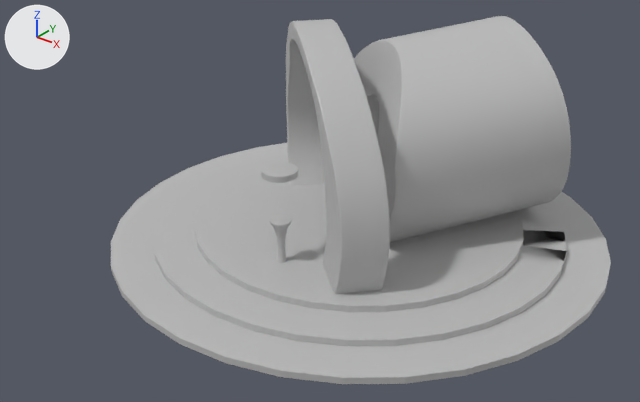
The FBX model MovistarExperience/MovistarUniverse/SM_Corner_StrangerThings/SM_Corner_StrangerThings.fbx: old version first, new version second.
Camera for both pictures: a camera (50 mm lens) standing at (18.5, -6.08, 10.34) and looking at (6.91, 8.41, 1.36). Lighting does not change. The marker at upper left points along +X, +Y and +Z. Where no turn or scale is listed for an object, it has been applied to the vertices. Vertices at the same position are counted once.

The older version as bpy lines, for what is in view:
```python
me_mesh = bpy.data.meshes.new('Mesh')
me_mesh.from_pydata(...)  # 1404 vertices, 1400 faces; spans x 3.53..11.34, y 6.47..14.61, z -0.08..5.24
me_mesh.materials.append(mat_lambert7)  # grey #bcbcbc
me_mesh_001 = bpy.data.meshes.new('Mesh.001')
me_mesh_001.from_pydata(...)  # 122 vertices, 160 faces; spans x -4.445..-3.66, y -4.66..-3.876, z 3.874..4.011
me_mesh_001.materials.append(mat_lambert1)  # grey #bcbcbc
me_mesh_002 = bpy.data.meshes.new('Mesh.002')
me_mesh_002.from_pydata(...)  # 192 vertices, 162 faces; spans x -6.0..6.0, y -6.0..6.0, z 0.0..0.45
me_mesh_002.materials.append(mat_lambert1)  # grey #bcbcbc
me_mesh_003 = bpy.data.meshes.new('Mesh.003')
me_mesh_003.from_pydata(...)  # 302 vertices, 320 faces; spans x -0.228..0.278, y -0.148..0.357, z -0.095..0.961
me_mesh_003.materials.append(mat_lambert1)  # grey #bcbcbc
ob_circle_partners = bpy.data.objects.new('Circle.Partners', me_mesh_002)
ob_circle_partners.location = (7.07, 9.7, 0.0)
ob_pcylinder20 = bpy.data.objects.new('pCylinder20', me_mesh_003)
ob_pcylinder20.location = (6.95, 6.85, 0.52)
ob_pcylinder21 = bpy.data.objects.new('pCylinder21', me_mesh_001)
ob_pcylinder21.location = (11.02, 11.22, -1.33)
ob_st_portal = bpy.data.objects.new('ST_Portal', me_mesh)
ob_st_portal.location = (0.0, 0.0, 0.0)
```
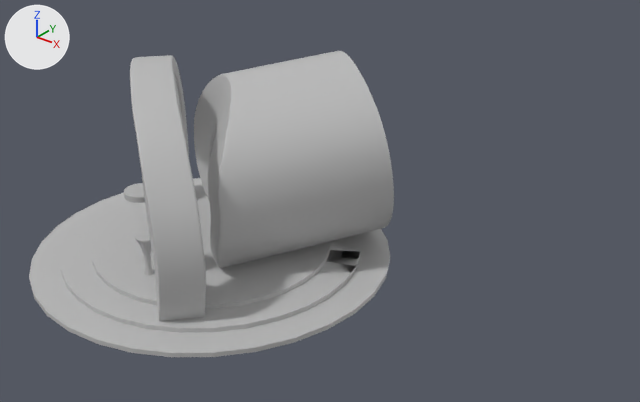
Pixel boxes (x1, y1, x2, y2) of what changed, in the pictures (640 x 402 px):
'Circle.Partners', mesh rescaled, moved (28% narrower, 26% shorter): before (111, 143, 611, 384); after (29, 178, 390, 357)
'ST_Portal', mesh rescaled, moved (7% narrower): before (286, 16, 571, 294); after (130, 51, 394, 321)
'pCylinder21', moved: before (261, 162, 298, 183); after (124, 183, 145, 203)

Diff of the bpy script that builds the scene:
```diff
--- a/MovistarExperience/MovistarUniverse/SM_Corner_StrangerThings/SM_Corner_StrangerThings.fbx.py
+++ b/MovistarExperience/MovistarUniverse/SM_Corner_StrangerThings/SM_Corner_StrangerThings.fbx.py
@@ me_mesh @@
 me_mesh.from_pydata(...)  # 1404 vertices, 1400 faces; spans x 3.53..11.34, y 6.47..14.61, z -0.08..5.24
 # used by ob_st_portal; location = (0.0, 0.0, 0.0)
+# me_mesh part 1: the whole mesh is scaled about its middle by 0.91, then moved by (-7.44, -10.54, -2.58)
 me_mesh.materials.append(mat_lambert7)
@@ me_mesh_002 @@
 me_mesh_002.from_pydata(...)  # 192 vertices, 162 faces; spans x -6.0..6.0, y -6.0..6.0, z 0.0..0.45
 # used by ob_circle_partners; location = (7.07, 9.7, 0.0)
+# me_mesh_002 part 2: the whole mesh is scaled about the mesh origin by 0.7
 me_mesh_002.materials.append(mat_lambert1)
@@ ob_st_portal @@
 ob_st_portal = bpy.data.objects.new('ST_Portal', me_mesh)
-ob_st_portal.location = (0.0, 0.0, 0.0)
+ob_st_portal.location = (5.21, 7.38, 2.28)
@@ ob_circle_partners @@
 ob_circle_partners = bpy.data.objects.new('Circle.Partners', me_mesh_002)
-ob_circle_partners.location = (7.07, 9.7, 0.0)
+ob_circle_partners.location = (4.95, 6.79, 0.0)
@@ ob_pcylinder21 @@
 ob_pcylinder21 = bpy.data.objects.new('pCylinder21', me_mesh_001)
-ob_pcylinder21.location = (11.02, 11.22, -1.33)
+ob_pcylinder21.location = (8.57, 8.75, -1.31)
```
